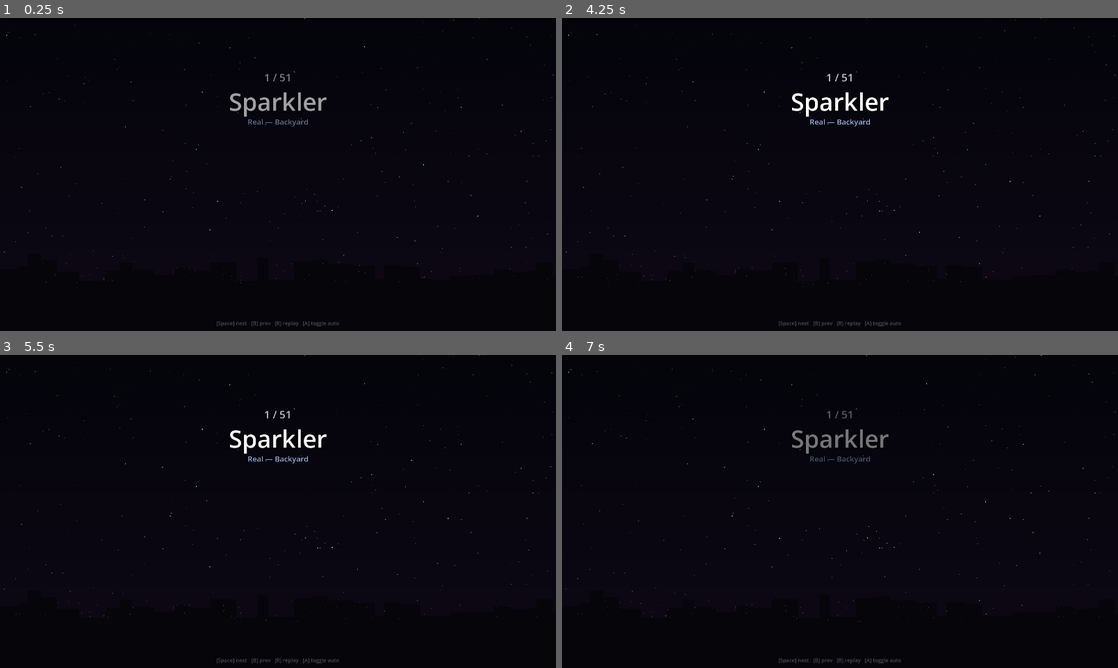
Above: before the commit, frames 1-4 (two rows, left to right).
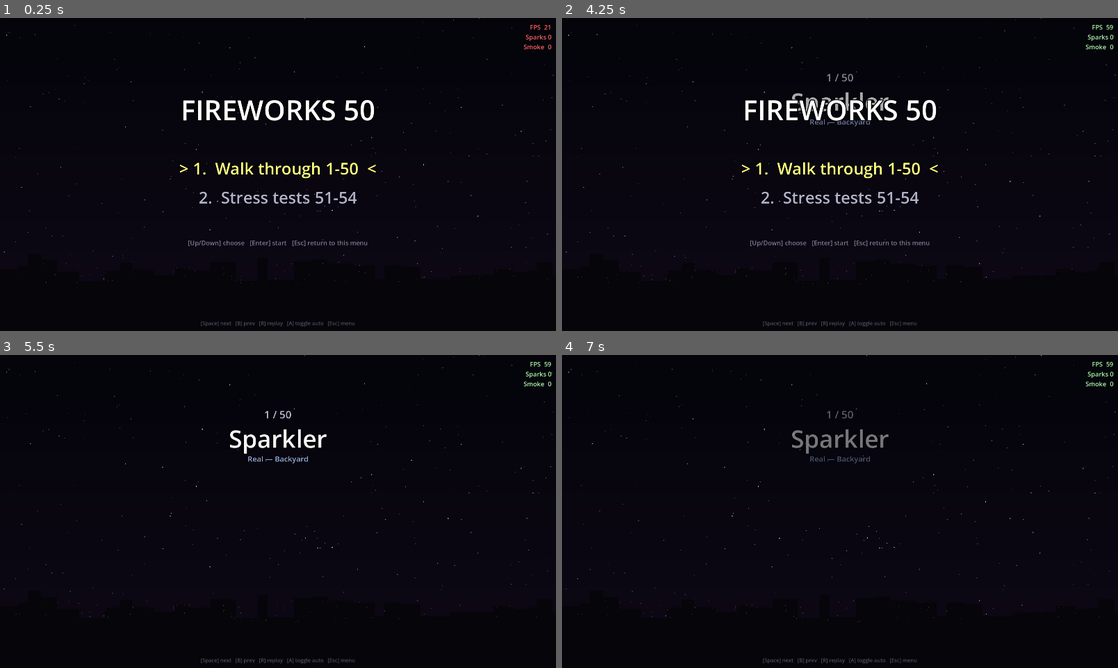
Above: after the commit, the same moments.

Repository: missingpagestudios/fireworks-demo
Game: Godot game, scene res://scenes/main.tscn
Two runs of this game, one before a commit and one after it. Both use one fixed random seed, a clock stepped at 60 frames per second and the inputs below.
Inputs:
- Up to frame 1 (0.25 s): no input
- Up to frame 2 (4.25 s): tap Enter at 0.5, 1.55, 2.1 s; hold Up 0.53-1.28 s; tap B (prev_firework) at 0.6, 3.05 s; tap R (replay_firework) at 0.8, 1.35, 3.8 s; hold Down 1.28-2.03 s; tap Space (next_firework) at 2, 3.6 s; hold Up 2.03-3.53 s; tap Keypad Enter at 2.3, 2.85 s; hold Down from 3.53 s (still down); tap Escape at 4.15 s
- Up to frame 3 (5.5 s): keep holding Down; tap B (prev_firework) at 4.35 s; tap Enter at 4.55 s; tap R (replay_firework) at 5.1 s; tap Keypad Enter at 5.3 s
- Up to frame 4 (7 s): tap Enter at 5.75, 6.6 s; release Down at 5.78 s; hold Up from 5.78 s (still down); tap A (toggle_auto) at 5.85 s; tap B (prev_firework) at 6.05 s; tap R (replay_firework) at 6.8 s

The runs differ from the first frame. In frame 1, 2.8% of the frame differs, in the area x 32-100%, y 2-99%; in frame 2, 2.7%; in frame 3, 0.3%; in frame 4, 0.3%.

Commit message:
Startup menu (demo / stress) + FPS overlay + #52-54 tiers
- Boot lands on a 2-option menu: walk through 1-50, or stress tests 51-54
- Esc returns to menu from anywhere; consume key event to avoid double-fire
- Live FPS + spark count + smoke count overlay (top-right), color-coded
  green/yellow/red at 55/30 fps thresholds
- Bumped MAX_PARTICLES safety net 8000 -> 30000 so we hit GPU ceiling first
- New stress tiers:
  #52 Heavy Barrage  — 100 fireworks in 10s
  #53 Inferno        — 200 fireworks in 8s
  #54 Endless Ramp   — continuous, halves interval every 5s until Esc

Diff:
--- a/scripts/firework_bursts.gd
+++ b/scripts/firework_bursts.gd
@@ -87,7 +87,10 @@
 		{"id": 50, "name": "Singularity",     "category": "Futuristic",        "launch": "mortar", "apex": 300.0, "hang": 0.3, "color": COL_WHITE,  "settle_time": 8.0, "shake": 10.0},
 
 		# --- Stress test ---
-		{"id": 51, "name": "Grand Finale Barrage","category": "Stress Test",   "launch": "barrage", "color": COL_WHITE, "settle_time": 18.0, "shake": 6.0},
+		{"id": 51, "name": "Grand Finale Barrage","category": "Stress Test",   "launch": "barrage", "shots": 50,  "window": 10.0, "color": COL_WHITE, "settle_time": 18.0, "shake": 6.0},
+		{"id": 52, "name": "Heavy Barrage",       "category": "Stress Test",   "launch": "barrage", "shots": 100, "window": 10.0, "color": COL_WHITE, "settle_time": 22.0, "shake": 6.0},
+		{"id": 53, "name": "Inferno",             "category": "Stress Test",   "launch": "barrage", "shots": 200, "window": 8.0,  "color": COL_WHITE, "settle_time": 22.0, "shake": 6.0},
+		{"id": 54, "name": "Endless Ramp",        "category": "Stress Test",   "launch": "endless", "interval": 0.5, "ramp_period": 5.0, "ramp_factor": 0.75, "color": COL_WHITE, "settle_time": 999.0},
 	]
 
 # --- Dispatch ----------------------------------------------------------
--- a/scripts/firework_field.gd
+++ b/scripts/firework_field.gd
@@ -11,13 +11,23 @@
 
 const DEFAULT_GRAVITY := 180.0
 const DEFAULT_DRAG := 0.35
-const MAX_PARTICLES := 8000
+const MAX_PARTICLES := 30000
 
 var particles: Array = []          # additive (sparks)
 var smoke_particles: Array = []    # normal blend (smoke / snake)
 var rng := RandomNumberGenerator.new()
 var spark_tex: Texture2D
 var _smoke_layer: SmokeLayer
+
+# Endless-ramp state (used by _launch_endless / _process_endless)
+var endless_active := false
+var endless_interval := 0.5
+var endless_ramp_period := 5.0
+var endless_ramp_factor := 0.75
+var endless_next_fire := 0.0
+var endless_next_ramp := 0.0
+var endless_ground := Vector2.ZERO
+var endless_elapsed := 0.0
 
 func _ready() -> void:
 	var mat := CanvasItemMaterial.new()
@@ -66,22 +76,22 @@
 			FireworkBursts.burst(fw.id, self, ground_pos + Vector2(0, -20))
 		"barrage":
 			_launch_barrage(fw, ground_pos)
+		"endless":
+			_launch_endless(fw, ground_pos)
 		_:
 			_launch_mortar(fw, ground_pos)
 
 func _launch_barrage(fw: Dictionary, ground_pos: Vector2) -> void:
-	# Stress test: fire 50 random fireworks across 10 seconds, each at a
-	# random X offset and using its own catalog launch behavior.
+	# Configurable stress test. Each barrage tier sets shots + window in the
+	# catalog entry. Skips #11 (cake — already a barrage) and #51-54 (other tiers).
+	var shots: int = fw.get("shots", 50)
+	var window: float = fw.get("window", 10.0)
 	var catalog: Array = FireworkBursts.catalog()
-	# Pool of valid IDs — exclude 51 (this one) and 11 (cake — too long itself)
 	var pool: Array = []
 	for entry in catalog:
 		if entry.id < 51 and entry.id != 11:
 			pool.append(entry)
 	pool.shuffle()
-	# Pick first 50 (with repeats if pool is smaller)
-	var shots := 50
-	var window := 10.0
 	var screen_w := 1920.0
 	var margin := 120.0
 	var fire_one = func(sub_fw: Dictionary, x_pos: float):
@@ -89,9 +99,24 @@
 		launch(sub_fw, sub_ground)
 	for i in shots:
 		var entry: Dictionary = pool[i % pool.size()]
-		var delay := (float(i) / float(shots - 1)) * window + rng.randf_range(-0.05, 0.05)
+		var delay := (float(i) / float(max(shots - 1, 1))) * window + rng.randf_range(-0.05, 0.05)
 		var x_pos := rng.randf_range(margin, screen_w - margin)
 		_schedule(max(0.0, delay), fire_one.bind(entry, x_pos))
+
+func _launch_endless(fw: Dictionary, ground_pos: Vector2) -> void:
+	# Endless ramp: fires a firework every `interval` sec, ramping the rate
+	# faster every `ramp_period` sec until Space is pressed (which advances
+	# to the next catalog entry, clearing the field).
+	var initial_interval: float = fw.get("interval", 0.5)
+	var ramp_period: float = fw.get("ramp_period", 5.0)
+	var ramp_factor: float = fw.get("ramp_factor", 0.75)
+	endless_active = true
+	endless_interval = initial_interval
+	endless_ramp_period = ramp_period
+	endless_ramp_factor = ramp_factor
+	endless_next_fire = 0.05
+	endless_next_ramp = ramp_period
+	endless_ground = ground_pos
 
 ## Spawn a particle. `overrides` is a Dictionary of field overrides.
 func spawn(pos: Vector2, vel: Vector2, overrides: Dictionary = {}) -> void:
@@ -142,6 +167,7 @@
 	particles.clear()
 	smoke_particles.clear()
 	_scheduled.clear()
+	endless_active = false
 
 # --- Launch helpers -----------------------------------------------------
 
@@ -262,9 +288,34 @@
 
 func _process(delta: float) -> void:
 	_process_scheduled(delta)
+	_process_endless(delta)
 	_process_particles(delta)
 	_process_smoke(delta)
 	queue_redraw()
+
+func _process_endless(delta: float) -> void:
+	if not endless_active:
+		return
+	endless_elapsed += delta
+	endless_next_fire -= delta
+	endless_next_ramp -= delta
+	if endless_next_fire <= 0.0:
+		endless_next_fire = endless_interval
+		var catalog := FireworkBursts.catalog()
+		var pool: Array = []
+		for entry in catalog:
+			if entry.id < 51 and entry.id != 11:
+				pool.append(entry)
+		var sub_fw: Dictionary = pool[rng.randi() % pool.size()]
+		var x_pos := rng.randf_range(120.0, 1800.0)
+		launch(sub_fw, Vector2(x_pos, endless_ground.y))
+	if endless_next_ramp <= 0.0:
+		endless_next_ramp = endless_ramp_period
+		endless_interval = max(endless_interval * endless_ramp_factor, 0.05)
+
+func stop_endless() -> void:
+	endless_active = false
+	endless_elapsed = 0.0
 
 func _process_smoke(delta: float) -> void:
 	var i := smoke_particles.size() - 1
--- a/scripts/hud.gd
+++ b/scripts/hud.gd
@@ -8,9 +8,18 @@
 @onready var _name_label: Label = Label.new()
 @onready var _category_label: Label = Label.new()
 @onready var _controls_label: Label = Label.new()
+@onready var _perf_label: Label = Label.new()
+@onready var _menu: Control = Control.new()
+@onready var _menu_title: Label = Label.new()
+@onready var _menu_opt1: Label = Label.new()
+@onready var _menu_opt2: Label = Label.new()
+@onready var _menu_hint: Label = Label.new()
 
 var _banner_alpha := 0.0
 var _target_alpha := 0.0
+var field: Node2D    # set by world.gd; used to read live counts
+var _fps_smoothed := 60.0
+var _menu_selected := 0
 
 func _ready() -> void:
 	_banner.anchor_left = 0.0
@@ -62,7 +71,7 @@
 	_category_label.offset_bottom = 380
 	_banner.add_child(_category_label)
 
-	_controls_label.text = "[Space] next   [B] prev   [R] replay   [A] toggle auto"
+	_controls_label.text = "[Space] next   [B] prev   [R] replay   [A] toggle auto   [Esc] menu"
 	_controls_label.add_theme_font_size_override("font_size", 18)
 	_controls_label.add_theme_color_override("font_color", Color(0.5, 0.5, 0.6, 0.6))
 	_controls_label.horizontal_alignment = HORIZONTAL_ALIGNMENT_CENTER
@@ -72,6 +81,78 @@
 	_controls_label.offset_bottom = 1070
 	add_child(_controls_label)
 
+	_perf_label.text = ""
+	_perf_label.add_theme_font_size_override("font_size", 22)
+	_perf_label.add_theme_color_override("font_color", Color(0.7, 1.0, 0.7, 0.9))
+	_perf_label.add_theme_color_override("font_outline_color", Color(0, 0, 0))
+	_perf_label.add_theme_constant_override("outline_size", 4)
+	_perf_label.horizontal_alignment = HORIZONTAL_ALIGNMENT_RIGHT
+	_perf_label.anchor_left = 1.0
+	_perf_label.anchor_right = 1.0
+	_perf_label.offset_left = -340
+	_perf_label.offset_right = -16
+	_perf_label.offset_top = 16
+	_perf_label.offset_bottom = 110
+	add_child(_perf_label)
+
+	# --- Startup menu ---
+	_menu.anchor_left = 0.0
+	_menu.anchor_right = 1.0
+	_menu.anchor_top = 0.0
+	_menu.anchor_bottom = 1.0
+	_menu.mouse_filter = Control.MOUSE_FILTER_IGNORE
+	_menu.visible = false
+	add_child(_menu)
+
+	_menu_title.text = "FIREWORKS 50"
+	_menu_title.add_theme_font_size_override("font_size", 96)
+	_menu_title.add_theme_color_override("font_color", Color(1, 1, 1))
+	_menu_title.add_theme_color_override("font_outline_color", Color(0, 0, 0))
+	_menu_title.add_theme_constant_override("outline_size", 12)
+	_menu_title.horizontal_alignment = HORIZONTAL_ALIGNMENT_CENTER
+	_menu_title.anchor_left = 0.5
+	_menu_title.anchor_right = 0.5
+	_menu_title.offset_left = -700
+	_menu_title.offset_right = 700
+	_menu_title.offset_top = 250
+	_menu_title.offset_bottom = 360
+	_menu.add_child(_menu_title)
+
+	_menu_opt1.add_theme_font_size_override("font_size", 56)
+	_menu_opt1.add_theme_color_override("font_outline_color", Color(0, 0, 0))
+	_menu_opt1.add_theme_constant_override("outline_size", 6)
+	_menu_opt1.horizontal_alignment = HORIZONTAL_ALIGNMENT_CENTER
+	_menu_opt1.anchor_left = 0.5
+	_menu_opt1.anchor_right = 0.5
+	_menu_opt1.offset_left = -700
+	_menu_opt1.offset_right = 700
+	_menu_opt1.offset_top = 480
+	_menu_opt1.offset_bottom = 560
+	_menu.add_child(_menu_opt1)
+
+	_menu_opt2.add_theme_font_size_override("font_size", 56)
+	_menu_opt2.add_theme_color_override("font_outline_color", Color(0, 0, 0))
+	_menu_opt2.add_theme_constant_override("outline_size", 6)
+	_menu_opt2.horizontal_alignment = HORIZONTAL_ALIGNMENT_CENTER
+	_menu_opt2.anchor_left = 0.5
+	_menu_opt2.anchor_right = 0.5
+	_menu_opt2.offset_left = -700
+	_menu_opt2.offset_right = 700
+	_menu_opt2.offset_top = 580
+	_menu_opt2.offset_bottom = 660
+	_menu.add_child(_menu_opt2)
+
+	_menu_hint.text = "[Up/Down] choose   [Enter] start   [Esc] return to this menu"
+	_menu_hint.add_theme_font_size_override("font_size", 22)
+	_menu_hint.add_theme_color_override("font_color", Color(0.6, 0.6, 0.7, 0.8))
+	_menu_hint.horizontal_alignment = HORIZONTAL_ALIGNMENT_CENTER
+	_menu_hint.anchor_left = 0.0
+	_menu_hint.anchor_right = 1.0
+	_menu_hint.offset_top = 760
+	_menu_hint.offset_bottom = 800
+	_menu.add_child(_menu_hint)
+	_refresh_menu_highlight()
+
 func show_banner(idx: int, total: int, fw_name: String, category: String) -> void:
 	_num_label.text = "%d / %d" % [idx, total]
 	_name_label.text = fw_name
@@ -86,3 +167,41 @@
 func _process(delta: float) -> void:
 	_banner_alpha = move_toward(_banner_alpha, _target_alpha, delta * 2.5)
 	_banner.modulate.a = _banner_alpha
+	# FPS overlay (smoothed) + particle/smoke counts
+	var fps: float = Engine.get_frames_per_second()
+	_fps_smoothed = lerp(_fps_smoothed, fps, clamp(delta * 4.0, 0.0, 1.0))
+	var sparks := 0
+	var smokes := 0
+	if field != null:
+		sparks = field.particles.size()
+		smokes = field.smoke_particles.size()
+	var fps_color := Color(0.7, 1.0, 0.7) if _fps_smoothed >= 55.0 else (Color(1.0, 0.85, 0.5) if _fps_smoothed >= 30.0 else Color(1.0, 0.4, 0.4))
+	_perf_label.add_theme_color_override("font_color", fps_color)
+	_perf_label.text = "FPS  %d\nSparks %d\nSmoke  %d" % [int(_fps_smoothed), sparks, smokes]
+
+# --- Menu API -----------------------------------------------------------
+
+func show_menu() -> void:
+	_menu.visible = true
+	_menu_selected = 0
+	_refresh_menu_highlight()
+
+func hide_menu() -> void:
+	_menu.visible = false
+
+func menu_visible() -> bool:
+	return _menu.visible
+
+func menu_move(delta_idx: int) -> void:
+	_menu_selected = (_menu_selected + delta_idx + 2) % 2
+	_refresh_menu_highlight()
+
+func menu_selected() -> int:
+	return _menu_selected
+
+func _refresh_menu_highlight() -> void:
+	var sel := _menu_selected
+	_menu_opt1.text = ("> 1.  Walk through 1-50  <" if sel == 0 else "  1.  Walk through 1-50  ")
+	_menu_opt2.text = ("> 2.  Stress tests 51-54  <" if sel == 1 else "  2.  Stress tests 51-54  ")
+	_menu_opt1.add_theme_color_override("font_color", Color(1, 1, 0.5) if sel == 0 else Color(0.7, 0.7, 0.8))
+	_menu_opt2.add_theme_color_override("font_color", Color(1, 1, 0.5) if sel == 1 else Color(0.7, 0.7, 0.8))
--- a/scripts/world.gd
+++ b/scripts/world.gd
@@ -1,5 +1,8 @@
 extends Node2D
-## Sequencer: walks through all 50 fireworks with banner + timed launches.
+## Sequencer: walks through fireworks with banner + timed launches.
+## Two modes selected from a startup menu:
+##   0 — Demo (fireworks 1-50)
+##   1 — Stress tests (51-54)
 
 const SCREEN := Vector2(1920, 1080)
 const GROUND_Y := 960.0
@@ -8,29 +11,34 @@
 @onready var _hud: CanvasLayer = $HUD
 @onready var _camera: Camera2D = $Camera2D
 
-var _catalog: Array = []
+var _full_catalog: Array = []
+var _active_catalog: Array = []
 var _idx := 0
-var _state := "banner"   # banner -> launching -> settling -> next
+var _state := "menu"   # menu | banner | launching | settled
 var _state_time := 0.0
 var _auto := true
 var _camera_shake_time := 0.0
 var _camera_shake_strength := 0.0
 
 func _ready() -> void:
-	_catalog = FireworkBursts.catalog()
-	_idx = 0
-	_start_banner()
+	_full_catalog = FireworkBursts.catalog()
+	_hud.field = _field
+	_show_menu()
 
 func _process(delta: float) -> void:
 	_state_time += delta
 	_update_camera(delta)
+
+	if _state == "menu":
+		_handle_menu_input()
+		return
 
 	match _state:
 		"banner":
 			if _state_time >= 2.2 and _auto:
 				_launch_current()
 		"launching":
-			if _state_time >= _catalog[_idx].get("settle_time", 5.0):
+			if _state_time >= _active_catalog[_idx].get("settle_time", 5.0):
 				if _auto:
 					_advance()
 				else:
@@ -53,29 +61,71 @@
 	elif Input.is_action_just_pressed("toggle_auto"):
 		_auto = not _auto
 
+func _input(event: InputEvent) -> void:
+	if event is InputEventKey and event.pressed and not event.echo:
+		var key := (event as InputEventKey).keycode
+		if _state == "menu":
+			if key == KEY_UP:
+				_hud.menu_move(-1)
+				get_viewport().set_input_as_handled()
+			elif key == KEY_DOWN:
+				_hud.menu_move(1)
+				get_viewport().set_input_as_handled()
+			elif key == KEY_ENTER or key == KEY_KP_ENTER or key == KEY_SPACE:
+				_start_mode(_hud.menu_selected())
+				get_viewport().set_input_as_handled()
+		else:
+			if key == KEY_ESCAPE:
+				_show_menu()
+				get_viewport().set_input_as_handled()
+
+# --- Menu / mode selection ---------------------------------------------
+
+func _show_menu() -> void:
+	_state = "menu"
+	_state_time = 0.0
+	_field.clear_all()
+	_hud.show_menu()
+	_hud.fade_out()
+
+func _start_mode(mode_idx: int) -> void:
+	_hud.hide_menu()
+	if mode_idx == 0:
+		_active_catalog = _full_catalog.filter(func(e): return e.id <= 50)
+	else:
+		_active_catalog = _full_catalog.filter(func(e): return e.id >= 51)
+	_idx = 0
+	_start_banner()
+
+# --- Sequencer ----------------------------------------------------------
+
 func _start_banner() -> void:
-	var fw = _catalog[_idx]
-	_hud.show_banner(_idx + 1, _catalog.size(), fw.name, fw.category)
+	var fw = _active_catalog[_idx]
+	_hud.show_banner(_idx + 1, _active_catalog.size(), fw.name, fw.category)
 	_state = "banner"
 	_state_time = 0.0
 
 func _launch_current() -> void:
-	var fw = _catalog[_idx]
+	var fw = _active_catalog[_idx]
 	_hud.fade_out()
 	var ground_x: float = SCREEN.x * 0.5
 	_field.launch(fw, Vector2(ground_x, GROUND_Y))
 	_state = "launching"
 	_state_time = 0.0
-	# Brief camera shake for big bursts
 	var shake: float = fw.get("shake", 0.0)
 	if shake > 0.0:
 		_camera_shake_time = 0.35
 		_camera_shake_strength = shake
 
 func _advance() -> void:
-	_idx = (_idx + 1) % _catalog.size()
+	_idx = (_idx + 1) % _active_catalog.size()
 	_field.clear_all()
 	_start_banner()
+
+func _handle_menu_input() -> void:
+	pass   # handled in _input
+
+# --- Camera shake -------------------------------------------------------
 
 func _update_camera(delta: float) -> void:
 	if _camera_shake_time > 0.0:
Not shown, changed: README.md
